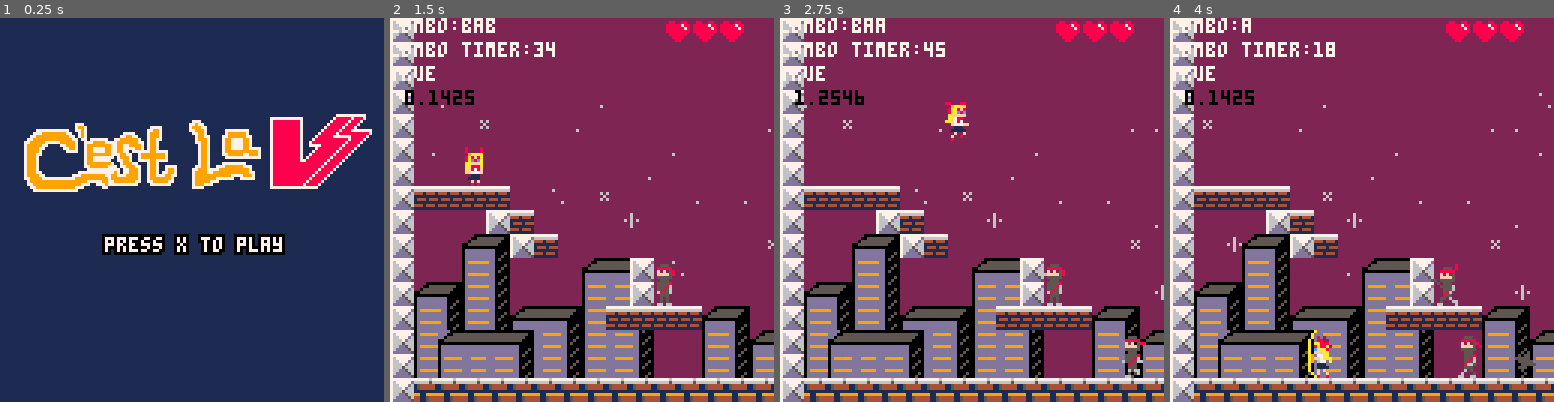
Above: before the commit, frames 1-4 (left to right).
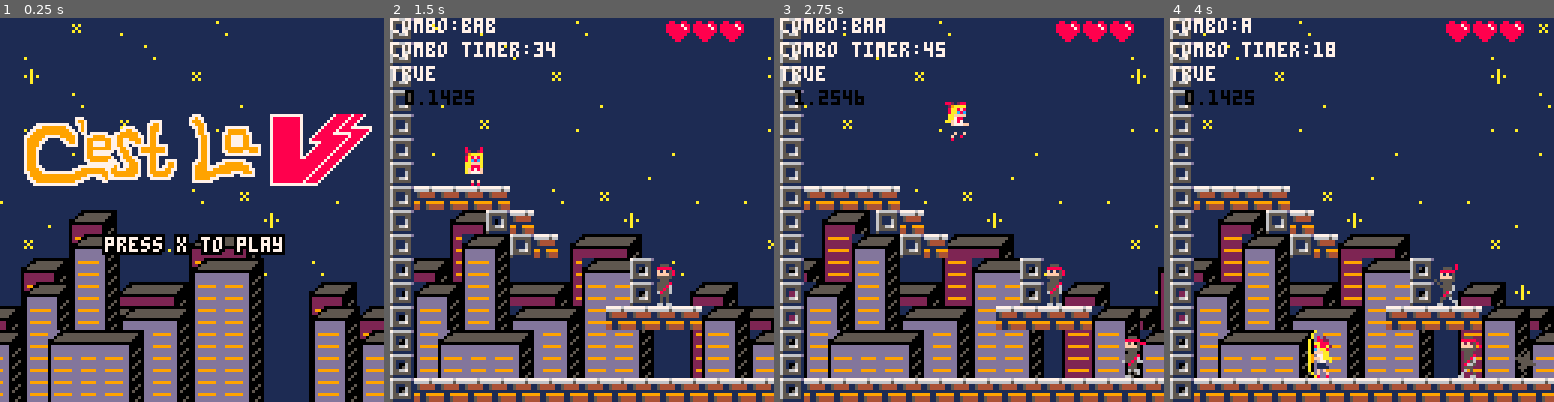
Above: after the commit, the same moments.

Repository: MarkNickerson/SailorV
Game: PICO-8 cartridge sailorv.p8
The game is run twice, just before and just after one commit, with the same random seed, the same clock (stepped at 60 frames per second) and the same inputs.
Inputs:
- Up to frame 1 (0.25 s): no input
- Up to frame 2 (1.5 s): tap X (X key) at 0.33, 1.07 s; tap O (Z key) at 0.7 s
- Up to frame 3 (2.75 s): hold Right 1.6-2.1 s; tap O (Z key) at 1.7, 2.1, 2.5 s; tap X (X key) at 1.85 s; hold Up 2.15-2.42 s; hold Right from 2.47 s (still down)
- Up to frame 4 (4 s): tap O (Z key) at 2.9, 3.3, 3.7 s; tap X (X key) at 2.97 s; release Right at 3.03 s; hold Left 3.08-3.58 s; hold Down 3.63-3.97 s

The runs differ from the first frame. In frame 1, 37% of the frame differs, in the area x 0-100%, y 0-100%; in frame 2, 68%; in frame 3, 67%; in frame 4, 68%.

Commit message:
fixed parallaxing

Diff:
--- a/sailorv.p8
+++ b/sailorv.p8
@@ -573,7 +573,28 @@
 
 function draw_splash()
     rectfill(0,0,screen_size,screen_size,1)
-    spr(96, 4, 32, 15, 4)
+    local x = t / 8
+    x = x % 128
+    local y=0
+    map(21, 16, -x, y, 16, 16, 0)
+    map(21, 16, 128-x, y, 16, 16, 0)
+
+    palt(0, false)
+    pal(13,2)
+    map(0, 17, (-x)/3, y-8, 128, 32, 0x5)
+    map(0, 17, 128-(x/3), y-8, 128, 32, 0x5)
+    pal()
+    palt(0, true)
+
+    --static skyline
+    palt(0, false)
+    palt(1, true)
+    y = 0
+    map(0, 17, 0, y, 128, 32)
+    palt(1,false)
+    palt(0, true)
+
+    spr(208, 4, 32, 15, 3)
     if(t % 60 >= 10) then
       local text = "press x to play"
       write(text, text_x_pos(text), 72,7)
@@ -601,14 +622,29 @@
 end
 
 function draw_game()
-	rectfill(0, 0, 127, 127, 2)
-
-  -- clouds behind mountains
+  rectfill(0, 0, 127, 127, 1)
+
+  --stars
   local x = t / 8
   x = x % 128
   local y=0
   map(21, 16, -x, y, 16, 16, 0)
   map(21, 16, 128-x, y, 16, 16, 0)
+
+  palt(0, false)
+  pal(13,2)
+  map(0, 17, (-player.x)/6, y-8, 128, 32, 0x5)
+  map(0, 17, 128-((player.x)/6), y-8, 128, 32, 0x5)
+  pal()
+  palt(0, true)
+
+  --static skyline
+  palt(0, false)
+  palt(1, true)
+  y = 0
+  map(0, 17, 0, y, 128, 32)
+  palt(1,false)
+  palt(0, true)
 
   camera(0,0)
   if ((player.x-cam.x<64-20) and (player.x>45))then cam.x-=1 end
@@ -873,29 +909,83 @@
 
 
 
+…(54 lines of a section not shown)…
 __gff__
-0000000000000000000000000000000000000000000000000000000000000000020202020000000000000000000000000000000000000000000000000000000000000000000000000000000000000004000000000000000000000000000000000000000000000000000000000000000000000000000000000000000000000000
+0000000000000000000000000000000000000000000000000000000000000000020202020000020000000000000000000404040404040400000000000000000000000000000000000000000000000004000000000000000000000000000000000000000000000000000000000000000000000000000000000000000000000000
 0000000000000000000000000000000000000000000000000000000000000000000000000000000000000000000000000000000000000000000000000000000000000000000000000000000000000000000000000000000000000000000000000000000000000000000000000000000000000000000000000000000000000000
 __map__
-2300000000000000000000000000000000000000000000000000000000000000000000000000000000000000000000000000000000000000000000000000000000000000000000000000000000000000000000000000000000000000000000000000000000000000000000000000000000000000000000000000000000000000
-2300000000000000000000000000000000000000000000000000000000000000000000000000000000000000000000000000000000000000000000000000000000000000000000000000000000000000000000000000000000000000000000000000000000000000000000000000000000000000000000000000000000000000
-2300000000000000000000000000000000000000000000000000000000000000000000000000000000000000000000000000000000000000000000000000000000000000000000000000000000000000000000000000000000000000000000000000000000000000000000000000000000000000000000000000000000000000
-2300000000000000000000000000000000000000000000000000000000000000000000000000000000000000000000000000000000000000000000000000000000000000000000000000000000000000000000000000000000000000000000000000000000000000000000000000000000000000000000000000000000000000
-2300000000000000000000000000000000000000000000000000000000000000000000000000000000000000000000000000000000000000000000000000000000000000000000000000000000000000000000000000000000000000000000000000000000000000000000000000000000000000000000000000000000000000
-2300000000000000000000000000000000000000000000000000000000000000000000000000000000000000000000000000000000000000000000000000000000000000000000000000000000000000000000000000000000000000000000000000000000000000000000000000000000000000000000000000000000000000
-2300000000000000000000000000000000000000000000000000000000000000000000000000000000000000000000000000000000000000000000000000000000000000000000000000000000000000000000000000000000000000000000000000000000000000000000000000000000000000000000000000000000000000
-2321212121000000000000000000000000000000000000000000000000000000000000000000000000000000000000000000000000000000000000000000000000000000000000000000000000000000000000000000000000000000000000000000000000000000000000000000000000000000000000000000000000000000
-2300000023210000000000000000000000000000000000000000000000000000000000000000000000000000000000000000000000000000000000000000000000000000000000000000000000000000000000000000000000000000000000000000000000000000000000000000000000000000000000000000000000000000
-2300000000232100000000000000000000000000000000000000000000000000000000000000000000000000000000000000000000000000000000000000000000000000000000000000000000000000000000000000000000000000000000000000000000000000000000000000000000000000000000000000000000000000
-2300000000000000000023000000000000000000000000000000000000000000000000000000000000000000000000000000000000000000000000000000000000000000000000000000000000000000000000000000000000000000000000000000000000000000000000000000000000000000000000000000000000000000
-2300000000000000000023000000000000000000000000000000000000000000000000000000000000000000000000000000000000000000000000000000000000000000000000000000000000000000000000000000000000000000000000000000000000000000000000000000000000000000000000000000000000000000
-2300000000000000262121212100000000000000000000000000000000000000000000000000000000000000000000000000000000000000000000000000000000000000000000000000000000000000000000000000000000000000000000000000000000000000000000000000000000000000000000000000000000000000
-2300000000000000000000000000000000000000000000000000000000000000000000000000000000000000000000000000000000000000000000000000000000000000000000000000000000000000000000000000000000000000000000000000000000000000000000000000000000000000000000000000000000000000
-23000000002c0000000000000000000000000000000000000000000000000000000000000000000000000000000000000000000000000000000000000000000000000000000000000000000000000000000000000000000000000000000000000000000000000000000000000000000000000000000000000000000000000000
-2322222222222222222222222222222222222222222222222200000000000000000000000000000000000000000000000000000000000000000000000000000000000000000000000000000000000000000000000000000000000000000000000000000000000000000000000000000000000000000000000000000000000000
-0000000000000000000000000000000000000000000000000000000000000000000000000000000000000000000000000000000000000000000000000000000000000000000000000000000000000000000000000000000000000000000000000000000000000000000000000000000000000000000000000000000000000000
-0000000000000000000000000000000000000000000000000000000000000000000000000000000000000000000000000000000000000000000000000000000000000000000000000000000000000000000000000000000000000000000000000000000000000000000000000000000000000000000000000000000000000000
-0000000000000000000000000000000000000000000000000000000000000000000000000000000000000000000000000000000000000000000000000000000000000000000000000000000000000000000000000000000000000000000000000000000000000000000000000000000000000000000000000000000000000000
+2600000000000000000000000000000000000000000000000000000000000000000000000000000000000000000000000000000000000000000000000000000000000000000000000000000000000000000000000000000000000000000000000000000000000000000000000000000000000000000000000000000000000000
+2600000000000000000000000000000000000000000000000000000000000000000000000000000000000000000000000000000000000000000000000000000000000000000000000000000000000000000000000000000000000000000000000000000000000000000000000000000000000000000000000000000000000000
+2600000000000000000000000000000000000000000000000000000000000000000000000000000000000000000000000000000000000000000000000000000000000000000000000000000000000000000000000000000000000000000000000000000000000000000000000000000000000000000000000000000000000000
+2600000000000000000000000000000000000000000000000000000000000000000000000000000000000000000000000000000000000000000000000000000000000000000000000000000000000000000000000000000000000000000000000000000000000000000000000000000000000000000000000000000000000000
+2600000000000000000000000000000000000000000000000000000000000000000000000000000000000000000000000000000000000000000000000000000000000000000000000000000000000000000000000000000000000000000000000000000000000000000000000000000000000000000000000000000000000000
+2600000000000000000000000000000000000000000000000000000000000000000000000000000000000000000000000000000000000000000000000000000000000000000000000000000000000000000000000000000000000000000000000000000000000000000000000000000000000000000000000000000000000000
+2600000000000000000000000000000000000000000000000000000000000000000000000000000000000000000000000000000000000000000000000000000000000000000000000000000000000000000000000000000000000000000000000000000000000000000000000000000000000000000000000000000000000000
+2622222222000000000000000000000000000000000000000000000000000000000000000000000000000000000000000000000000000000000000000000000000000000000000000000000000000000000000000000000000000000000000000000000000000000000000000000000000000000000000000000000000000000
+2600000026220000000000000000000000000000000000000000000000000000000000000000000000000000000000000000000000000000000000000000000000000000000000000000000000000000000000000000000000000000000000000000000000000000000000000000000000000000000000000000000000000000
+2600000000262200000000000000000000000000000000000000000000000000000000000000000000000000000000000000000000000000000000000000000000000000000000000000000000000000000000000000000000000000000000000000000000000000000000000000000000000000000000000000000000000000
+2600000000000000000026000000000000000000000000000000000000000000000000000000000000000000000000000000000000000000000000000000000000000000000000000000000000000000000000000000000000000000000000000000000000000000000000000000000000000000000000000000000000000000
+2600000000000000000026000000000000000000000000000000000000000000000000000000000000000000000000000000000000000000000000000000000000000000000000000000000000000000000000000000000000000000000000000000000000000000000000000000000000000000000000000000000000000000
+2600000000000000272222222200000000000000000000000000000000000000000000000000000000000000000000000000000000000000000000000000000000000000000000000000000000000000000000000000000000000000000000000000000000000000000000000000000000000000000000000000000000000000
+2600000000000000000000000000000000000000000000000000000000000000000000000000000000000000000000000000000000000000000000000000000000000000000000000000000000000000000000000000000000000000000000000000000000000000000000000000000000000000000000000000000000000000
+26000000002c0000000000000000000000000000000000000000000000000000000000000000000000000000000000000000000000000000000000000000000000000000000000000000000000000000000000000000000000000000000000000000000000000000000000000000000000000000000000000000000000000000
+2622222222222222222222222222222222222222222222222200000000000000000000000000000000000000000000000000000000000000000000000000000000000000000000000000000000000000000000000000000000000000000000000000000000000000000000000000000000000000000000000000000000000000
+0000000000000000000000000000000000000000000000003900370000003a00000000000000000000000000000000000000000000000000000000000000000000000000000000000000000000000000000000000000000000000000000000000000000000000000000000000000000000000000000000000000000000000000
+0000000000000000000000000000000000000000000037000000003a00000000000000000000000000000000000000000000000000000000000000000000000000000000000000000000000000000000000000000000000000000000000000000000000000000000000000000000000000000000000000000000000000000000
+0000000000000000000000000000000000000000000038000000000000390000000000000000000000000000000000000000000000000000000000000000000000000000000000000000000000000000000000000000000000000000000000000000000000000000000000000000000000000000000000000000000000000000
 0000000000000000000000000000000000000000000000003a00000000000037000000000000000000000000000000000000000000000000000000000000000000000000000000000000000000000000000000000000000000000000000000000000000000000000000000000000000000000000000000000000000000000000
 0000000000000000000000000000000000000000000037370000390000003700000000000000000000000000000000000000000000000000000000000000000000000000000000000000000000000000000000000000000000000000000000000000000000000000000000000000000000000000000000000000000000000000
 0000000000000000000000000000000000000000000000003700000000000000000037000000000000000000000000000000000000000000000000000000000000000000000000000000000000000000000000000000000000000000000000000000000000000000000000000000000000000000000000000000000000000000
Not shown, changed: 97 lines of the sprite sheet (__gfx__) section of sailorv.p8
